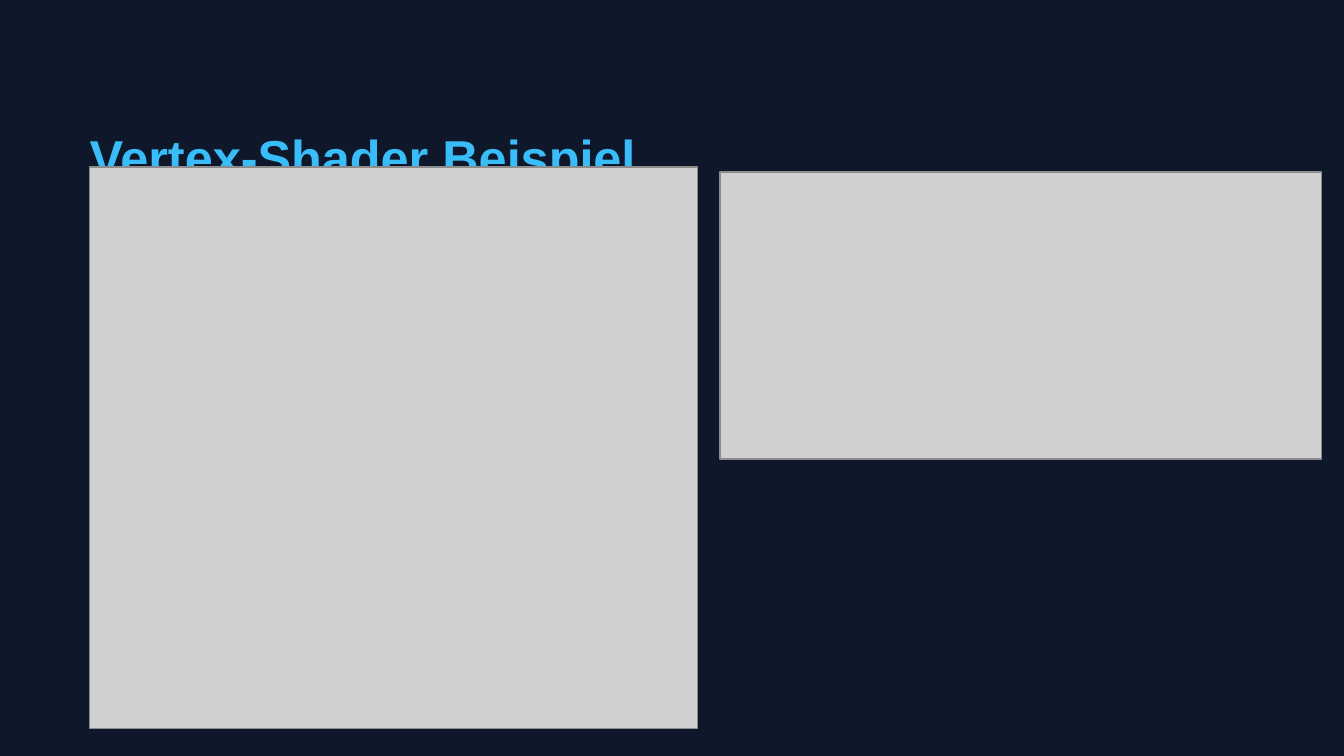
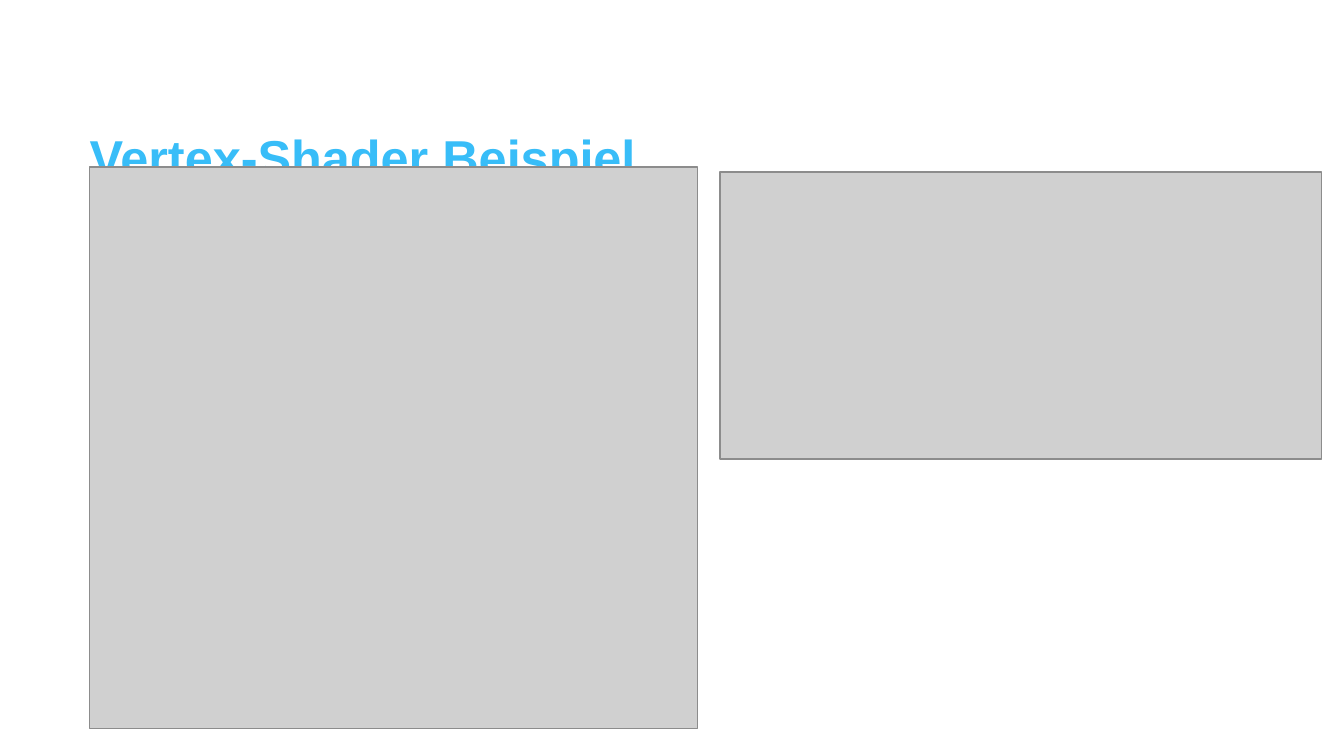
Before and after one commit to traum3rei/concepts-of-go, a slide deck: slide 6 of Zwischenpräsentation/WebGPU Technischer Überblick.pptx. Drawn at 1344x756 pixels with LibreOffice and Linux fonts; fonts in the diff are those of the drawing; grey boxes stand for pictures. Boxes give left, top, right and bottom in pixels: in the first picture for what was removed or moved away, otherwise in the second. Text is boxed around its words. In the diff, an @@ line names an element or a change of style, - is before the commit and + after.

```diff
--- a/Zwischenpräsentation/WebGPU Technischer Überblick.pptx
+++ b/Zwischenpräsentation/WebGPU Technischer Überblick.pptx
@@ background #0F172A to #FFFFFF @@
```
Also in this commit, not shown: 6 other slides changed, 2 slides added, 1 slide removed, 3 other files.
